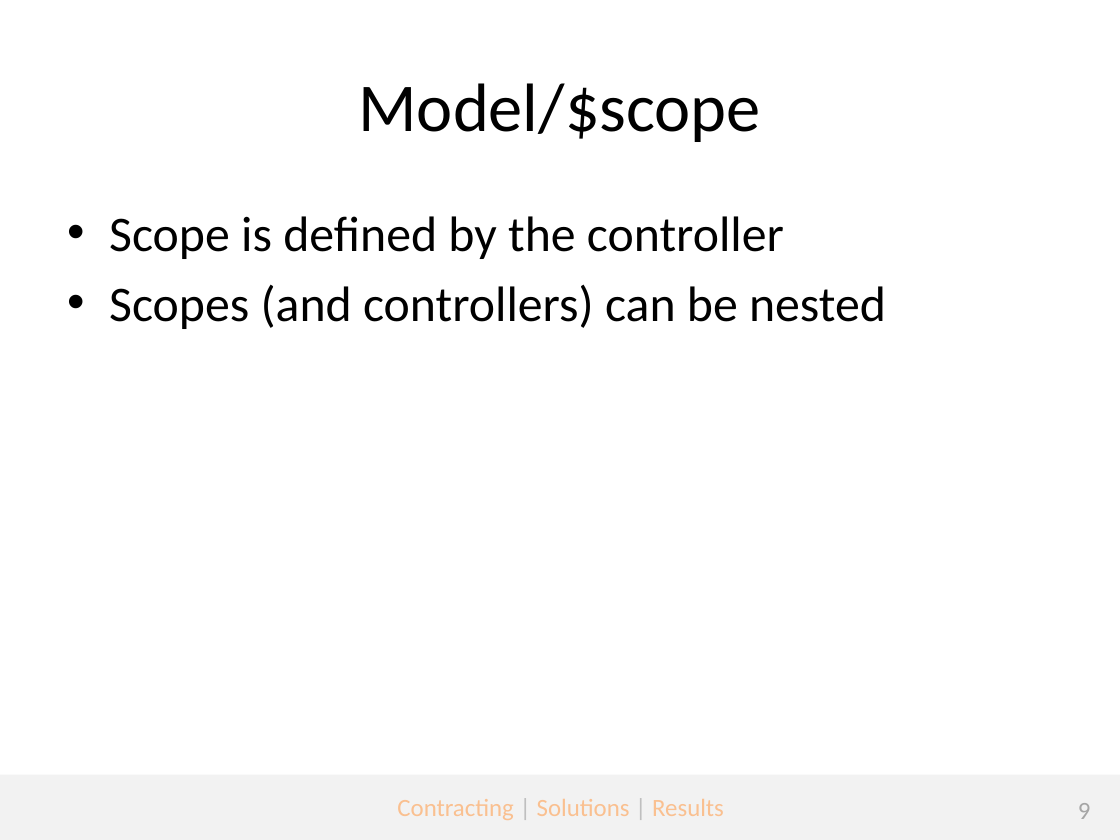
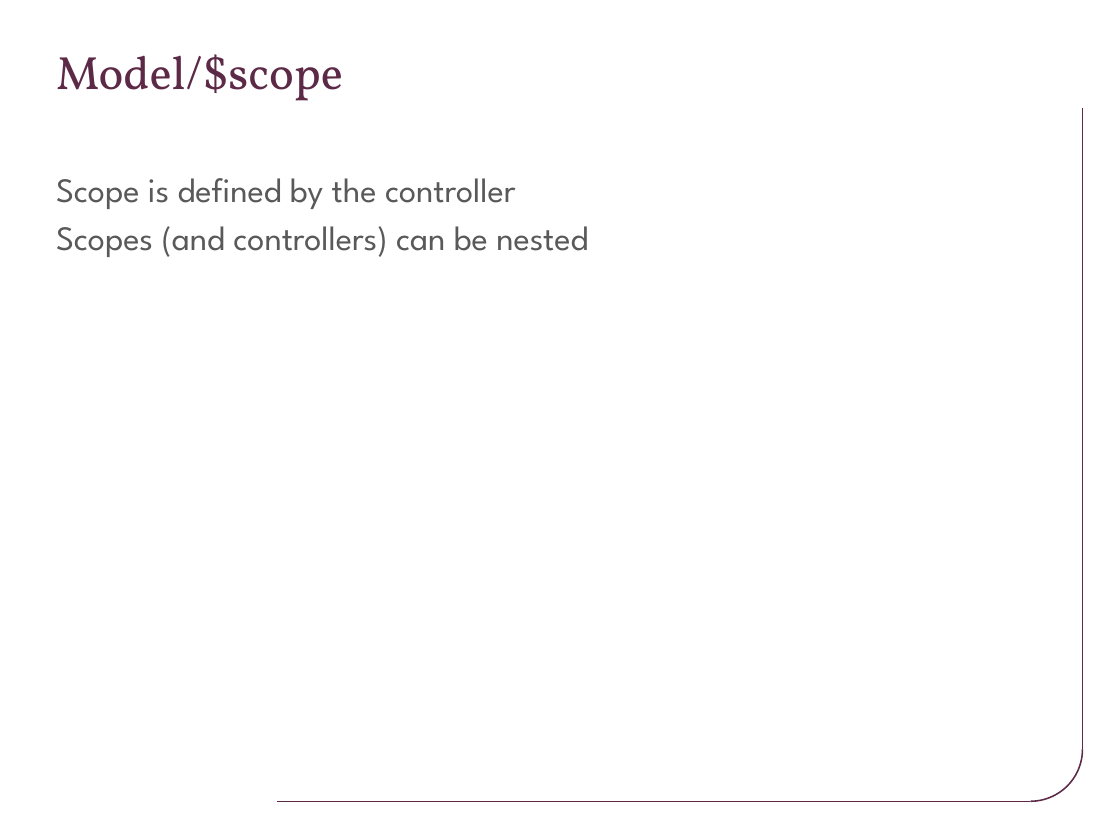
Before and after one commit to jmeckley/angularjs-presentation, a slide deck: slide 9 of Topic 1 - Introduction to mobile development using Angularjs.pptx. Drawn at 1120x840 pixels with LibreOffice and Linux fonts; fonts in the diff are those of the drawing; background and template pictures are left out. Boxes give left, top, right and bottom in pixels: in the first picture for what was removed or moved away, otherwise in the second. Text is boxed around its words. In the diff, an @@ line names an element or a change of style, - is before the commit and + after.

```diff
--- a/Topic 1 - Introduction to mobile development using Angularjs.pptx
+++ b/Topic 1 - Introduction to mobile development using Angularjs.pptx
@@ title "Model/$scope": place and size @@
-title "Model/$scope" at bbox=[358, 83, 760, 142]
+title "Model/$scope" at bbox=[56, 54, 343, 101]
@@ title "Model/$scope" at bbox=[56, 54, 343, 101]: size 44 to 30 pt, font Calibri to Vollkorn, text colour #000000 to #5C2946; alignment centre to left @@
@@ line added from (1082, 749) to (1082, 109), #5C2946 1 pt @@
@@ text "Scope is defined by the ...": place and size @@
-text "Scope is defined by the ..." at bbox=[109, 216, 886, 329]
+text "Scope is defined by the ..." at bbox=[56, 178, 588, 257]
@@ text "Scope is defined by the ..." at bbox=[56, 178, 588, 257]: size 32 to 22 pt, font Calibri to League Spartan, text colour #000000 to #595959; bullet • to none; less space between paragraphs @@
@@ arc (boxed as its full ellipse) added at bbox=[979, 697, 1083, 801], outline #5C2946 1 pt @@
@@ rectangle removed at bbox=[0, 775, 1120, 840] @@
@@ line added from (1030, 801) to (277, 801), #5C2946 1 pt @@
@@ text removed at bbox=[397, 799, 724, 820] @@
-Contracting | Solutions | Results
@@ page number removed at bbox=[1078, 803, 1091, 819] @@
-9
```
Also in this commit, not shown: 12 other slides changed, 10 other files.
